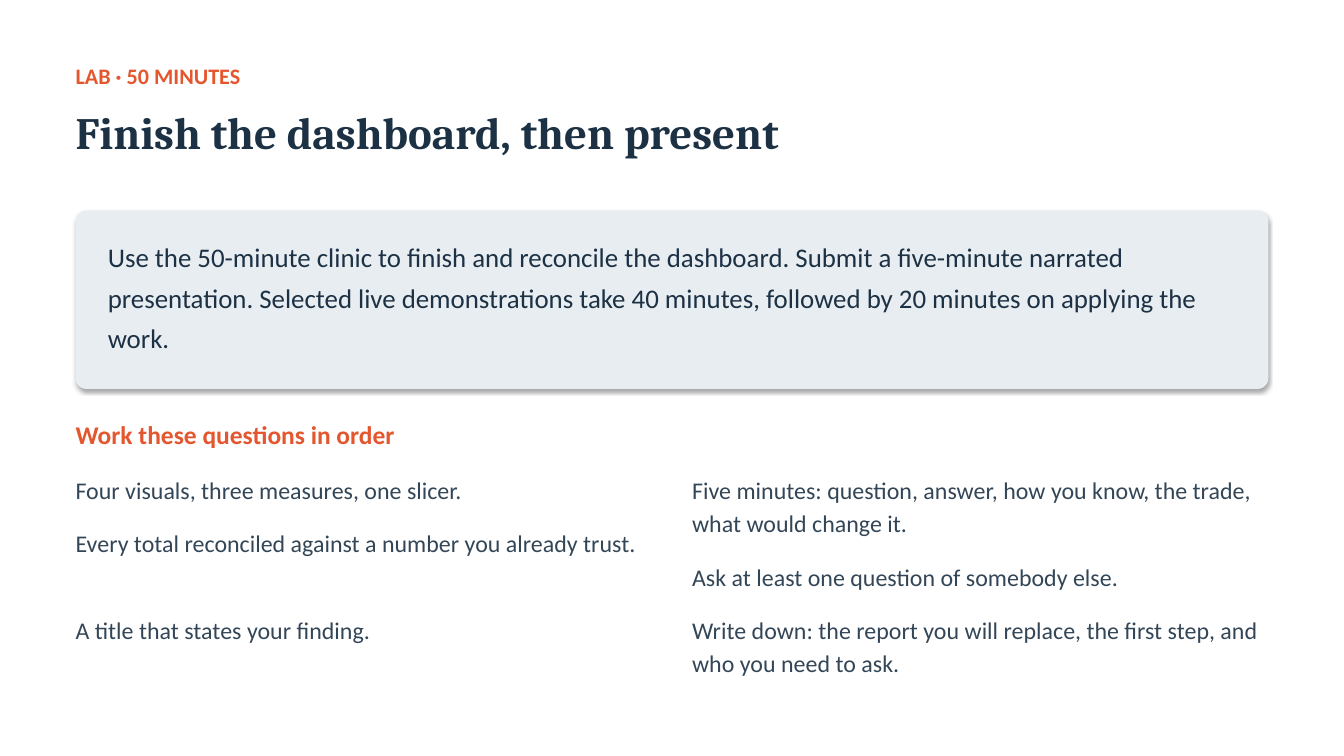
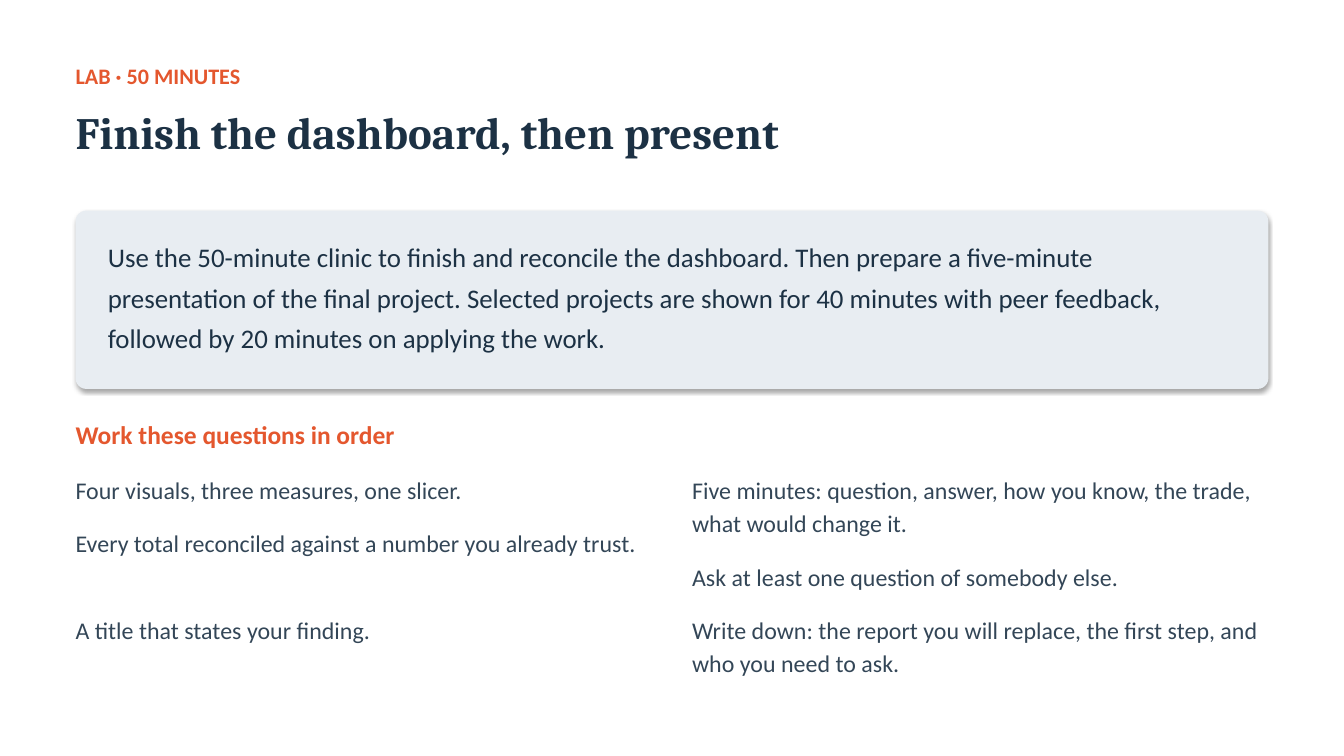
Before and after one commit to Jotham566/teaching-material, a slide deck: slide 24 of DataAnalysis_Track/decks/DA_S15_Measures_a_dashboard_and_presenting_it.pptx. Drawn at 1344x756 pixels with LibreOffice and Linux fonts; fonts in the diff are those of the drawing. Boxes give left, top, right and bottom in pixels: in the first picture for what was removed or moved away, otherwise in the second. Text is boxed around its words. In the diff, an @@ line names an element or a change of style, - is before the commit and + after.

```diff
--- a/DataAnalysis_Track/decks/DA_S15_Measures_a_dashboard_and_presenting_it.pptx
+++ b/DataAnalysis_Track/decks/DA_S15_Measures_a_dashboard_and_presenting_it.pptx
@@ text at (108, 248, 1161, 353): text changed @@
-Use the 50-minute clinic to finish and reconcile the dashboard. Submit a five-minute narrated presentation. Selected live demonstrations take 40 minutes, followed by 20 minutes on applying the work.
+Use the 50-minute clinic to finish and reconcile the dashboard. Then prepare a five-minute presentation of the final project. Selected projects are shown for 40 minutes with peer feedback, followed by 20 minutes on applying the work.
```
Also in this commit, not shown: 5 other slides changed, 40 other files.
